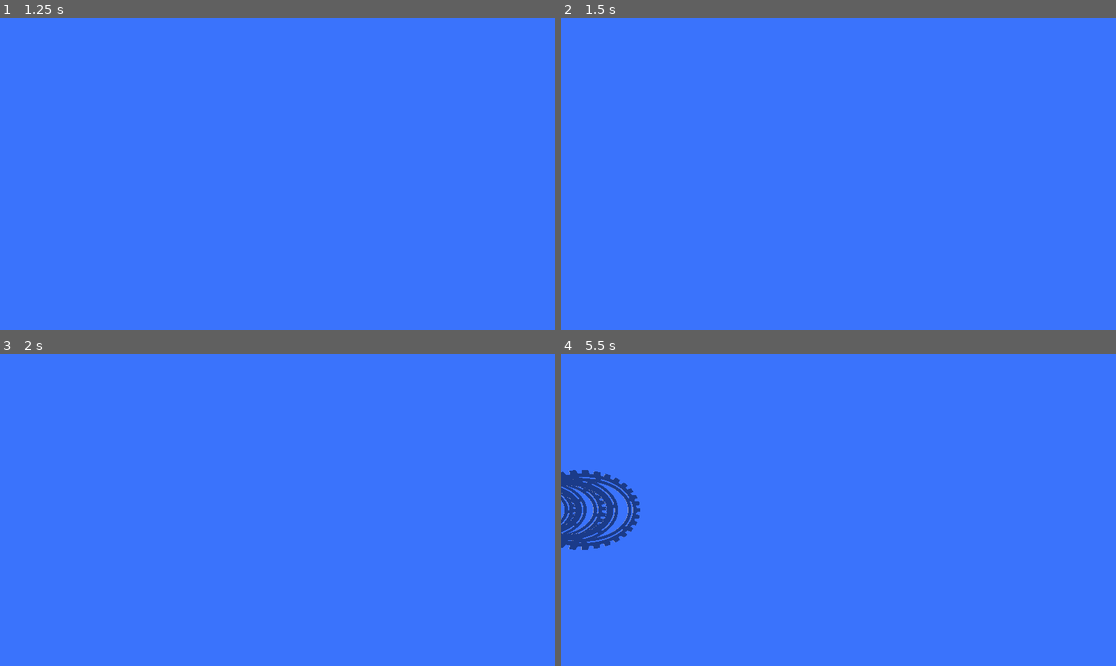
Above: before the commit, frames 1-4 (two rows, left to right).
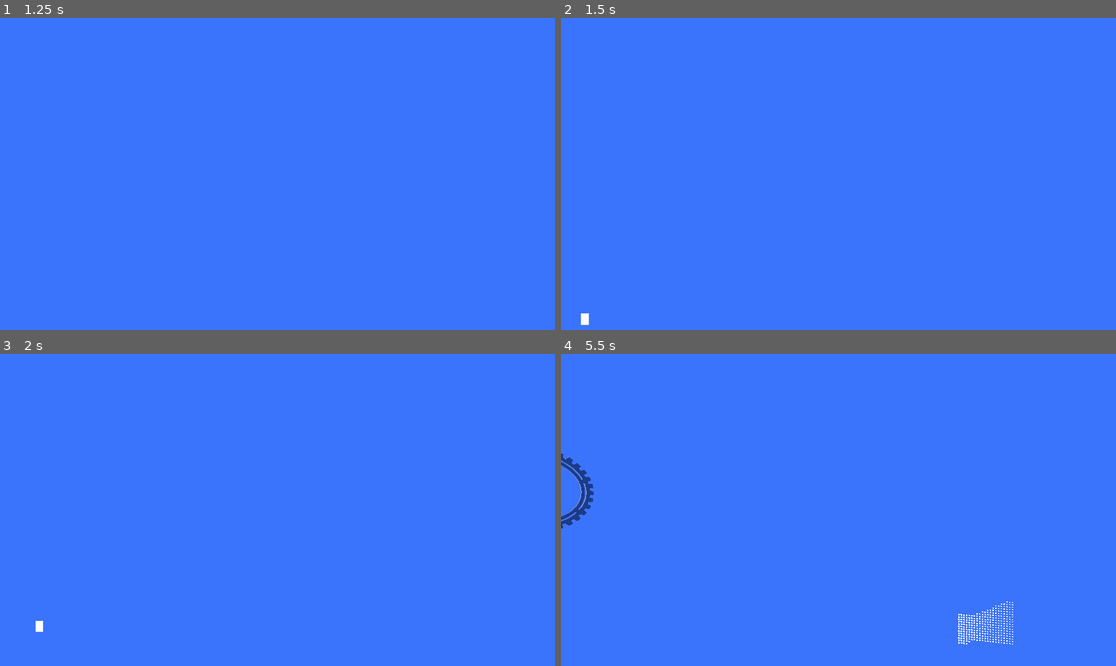
Above: after the commit, the same moments.

Repository: sjhennion/godot-dccd-demo
Game: Godot game, scene res://scenes/root.tscn
Same seed, same stepped clock (60 frames per second), same inputs: the game is played once before the commit and once after it.
Inputs (mouse positions are in pixels of both pictures, inside the frame that each line leads up to):
- Up to frame 1 (1.25 s): tap Enter at 0.5 s; move the mouse to (399, 158) at 0.52 s; hold C (CycleCamera) from 0.53 s (still down)
- Up to frame 2 (1.5 s): tap R (ResetToMain, bound only after the commit) at 1.25 s; move the mouse to (727, 189) at 1.27 s; release C (CycleCamera) at 1.28 s; tap S (SwapShader) at 1.35 s
- Up to frame 3 (2 s): no input
- Up to frame 4 (5.5 s): tap R (ResetToMain, bound only after the commit) at 2, 2.75, 3.5, 4.15, 4.25 s; move the mouse to (894, 441) at 2.02 s; hold T (TransitionToHousing) 2.03-2.78 s; move the mouse to (810, 572) at 2.77 s; tap C (CycleCamera) at 2.85 s; move the mouse to (1005, 556) at 3.52 s; hold S (SwapShader) 3.53-4.28 s; move the mouse to (672, 463) at 4.27 s; tap T (TransitionToHousing) at 4.35 s; move the mouse to (866, 510) at 5.02 s; hold C (CycleCamera) from 5.03 s (still down)

Frame 1 is identical in both runs. In frame 2, less than 0.1% of the frame differs, in the area x 3-6%, y 94-99%; in frame 3, less than 0.1%; in frame 4, 2.4%, in the area x 0-82%, y 31-94%.

Commit message:
Add reset to main

Diff:
--- a/project/project.godot
+++ b/project/project.godot
@@ -42,3 +42,8 @@
 "events": [Object(InputEventKey,"resource_local_to_scene":false,"resource_name":"","device":-1,"window_id":0,"alt_press …(191 unchanged characters)…
 ]
 }
+ResetToMain={
+"deadzone": 0.2,
+"events": [Object(InputEventKey,"resource_local_to_scene":false,"resource_name":"","device":-1,"window_id":0,"alt_pressed":false,"shift_pressed":false,"ctrl_pressed":false,"meta_pressed":false,"pressed":false,"keycode":0,"physical_keycode":82,"key_label":0,"unicode":114,"location":0,"echo":false,"script":null)
+]
+}
--- a/project/scenes/dot_display.gd
+++ b/project/scenes/dot_display.gd
@@ -49,6 +49,11 @@
 func start_clear() -> void:
 	clear_started = true
 	clear_bitmap()
+
+func reset_to_main() -> void:
+	clear_started = false
+	call_deferred("start_bitmap_cycle_loop")
+	await get_tree().create_timer(1.0).timeout
 
 func clear_bitmap() -> void:
 	for c: int in range(width - 1, -1, -1):
@@ -89,6 +94,7 @@
 				return
 
 			var dot: CSGCylinder3D = dots[r][c]
+			dot.visible = true
 
 			var cur_dot = current_bitmap[r][c]
 			var new_dot = bitmap[r][c]
--- a/project/scenes/root.gd
+++ b/project/scenes/root.gd
@@ -112,9 +112,28 @@
 
 	transitioning_camera = true
 
+func reset_to_main():
+	setup_title_card()
+	menu_dot_display.reset_to_main()
+	title_card.reset_to_main()
+	cur_camera_name = "StartingCamera"
+
+	transition_start.position = mobile_camera.position
+	transition_start.rotation = mobile_camera.rotation
+
+	var tween1 = get_tree().create_tween()
+	tween1.set_trans(Tween.TransitionType.TRANS_SINE)
+	tween1.tween_method(lerp_transition, 0.0, 1.0, 1.0)
+	tween1.tween_callback(camera_transition_finished)
+
+	transitioning_camera = true
+	at_main_menu = true
+
 func _input(event):
 	if event.is_action_pressed("CycleCamera"):
 		cycle_camera()
+	if event.is_action_pressed("ResetToMain"):
+		reset_to_main()
 #	if event.is_action_pressed("TransitionToHousing"):
 #		transition_to_housing()
 
--- a/project/scenes/root.tscn
+++ b/project/scenes/root.tscn
@@ -23,6 +23,7 @@
 [node name="TitleCard" parent="MainMenu" instance=ExtResource("3_sqa0i")]
 transform = Transform3D(1, 0, 0, 0, 1, 0, 0, 0, 1, -3.275, -2.0536654, -1.002)
 outline_modulate = Color(1, 1, 1, 1)
+font_size = 24
 outline_size = 2
 horizontal_alignment = 0
 vertical_alignment = 2
@@ -45,7 +46,7 @@
 transform = Transform3D(1, 0, 0, 0, 1, 0, 0, 0, 1, 0, 0, 1)
 
 [node name="HousingSideSetup" type="Node3D" parent="."]
-transform = Transform3D(-4.371139e-08, 1, 0, -1, -4.371139e-08, 0, 0, 0, 1, -1.9510664, 0, 0.713)
+transform = Transform3D(-4.371139e-08, 1, 0, -1, -4.371139e-08, 0, 0, 0, 1, -1.5674775, 0, 0.713)
 
 [node name="FixtureCenterPoint" type="Node3D" parent="."]
 transform = Transform3D(1, 0, 0, 0, 1, 0, 0, 0, 1, 2.158, 0, -1)
--- a/project/scenes/stylized_label_3d.gd
+++ b/project/scenes/stylized_label_3d.gd
@@ -23,6 +23,15 @@
 func start_clear() -> void:
 	clear_called = true
 	clear_text()
+
+func reset_to_main() -> void:
+	clear_called = false
+	cur_full_text = ""
+	cur_next_text = ""
+	cur_text_index = 0
+	blink_count = 0
+	text = " "
+	cursor_blink()
 
 # Remove all the text like pressing backspace quickly
 func clear_text() -> void:
